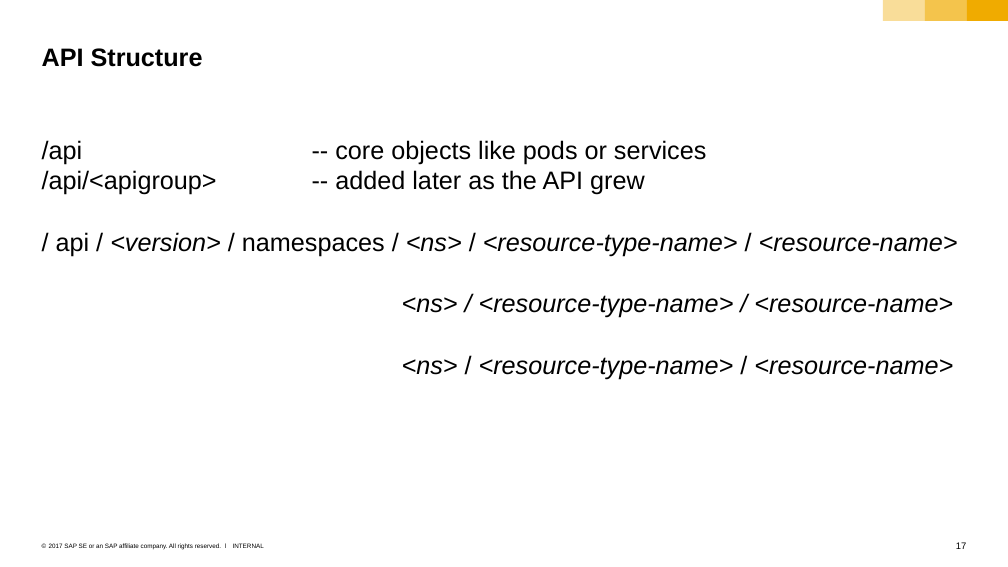
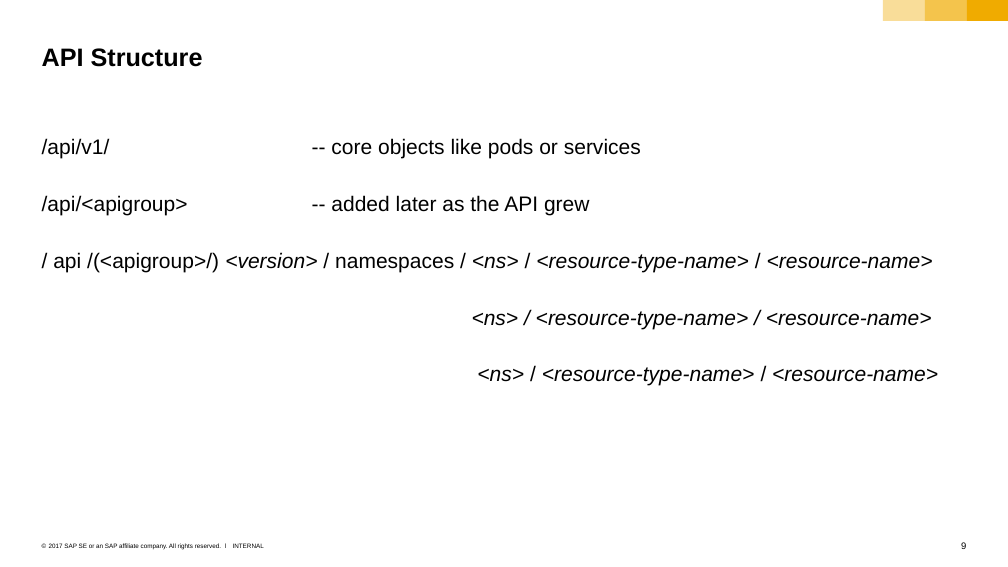
Before and after one commit to cuijiyao01/docker-k8s-training, a slide deck: slide 9 of kubernetes/01_k8s_core_components.pptx (slide 17 before the commit). Drawn at 1008x567 pixels with LibreOffice and Linux fonts; fonts in the diff are those of the drawing. Boxes give left, top, right and bottom in pixels: in the first picture for what was removed or moved away, otherwise in the second. Text is boxed around its words. In the diff, an @@ line names an element or a change of style, - is before the commit and + after.

```diff
--- a/kubernetes/01_k8s_core_components.pptx
+++ b/kubernetes/01_k8s_core_components.pptx
@@ text at (42, 138, 933, 272): text changed; size 24 to 20 pt @@
-/api -- core objects like pods or services
-/api/<apigroup> -- added later as the API grew
-/ api / <version> / namespaces / <ns> / <resource-type-name> / <resource-name>
+/api/v1/ -- core objects like pods or services
+/api/<apigroup> -- added later as the API grew
+/ api /(<apigroup>/) <version> / namespaces / <ns> / <resource-type-name> / <resource-name>
@@ text at (472, 311, 938, 386): size 24 to 20 pt in "<ns> / <resource-type-name> / <resource-name>", "<ns> / <resource-type-name> / <resource-name>" @@
@@ page number at (961, 542, 966, 549): text changed @@
-17
+9
```
Also in this commit, not shown: 2 other slides changed, 1 slide added, 10 slides removed.
